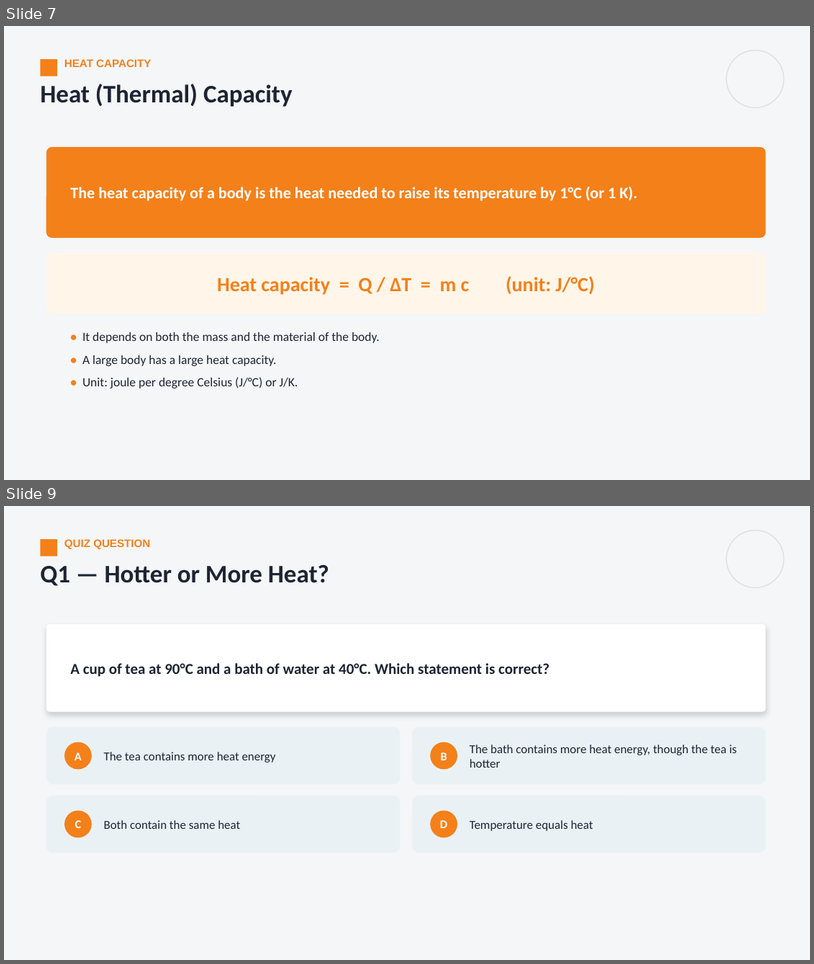
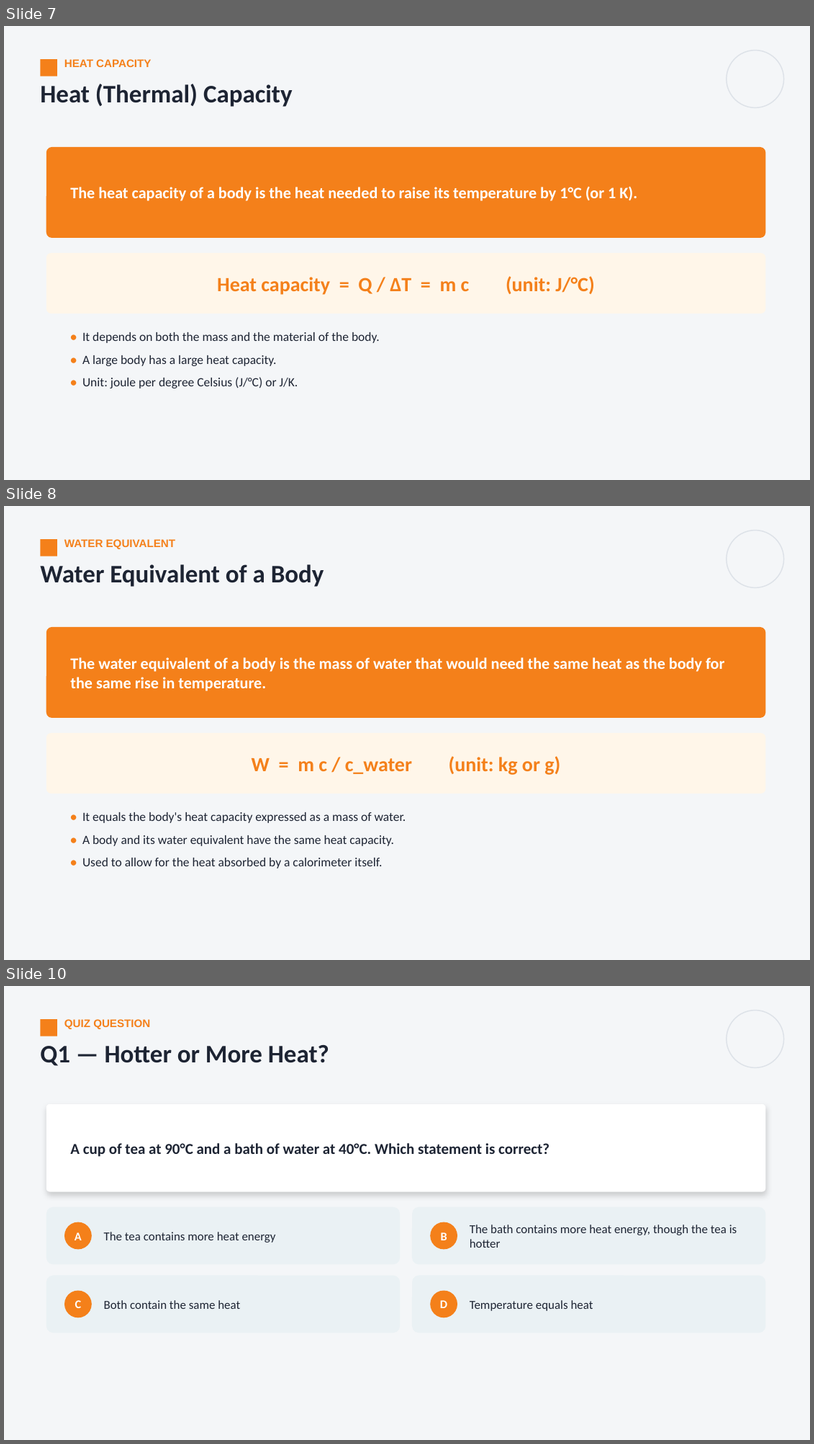
Before and after one commit to parmeshwars2911/MyFirstAR, a slide deck: ppt/Grade10/G10_S111_Calorimetry_1.pptx. Shown one above the other, each under a label of ours: slides 7 and 9 before the commit, slides 7, 8 and 10 after it; the slides between them are not shown. The pictures are 814x964 and 814x1444 pixels, drawn with LibreOffice and Linux fonts; fonts in the diff are those of the drawing. Boxes give left, top, right and bottom in pixels: in the first picture for what was removed or moved away, otherwise in the second. Text is boxed around its words. In the diff, an @@ line names an element or a change of style, - is before the commit and + after.

```diff
--- a/ppt/Grade10/G10_S111_Calorimetry_1.pptx
+++ b/ppt/Grade10/G10_S111_Calorimetry_1.pptx
@@ slide 8 added at box(4, 506, 810, 960), background #F4F6F8 @@
@@ rectangle added at box(40, 539, 57, 556), fill #F4801A @@
@@ text added at box(64, 539, 175, 549), 13 pt, text #F4801A, bold @@
+WATER EQUIVALENT
@@ ellipse added at box(727, 530, 784, 587), outline #DDE2E8 1.25 pt @@
@@ text added at box(40, 564, 324, 587), 30 pt, text #1D2433, bold @@
+Water Equivalent of a Body
@@ rounded rectangle added at box(46, 627, 766, 718), fill #F4801A @@
@@ text added at box(70, 657, 725, 691), 19 pt, text #FFFFFF, bold @@
+The water equivalent of a body is the mass of water that would need the same heat as the body for the same rise in temperature.
@@ rounded rectangle added at box(46, 733, 766, 793), fill #FFF6E9 @@
@@ text added at box(252, 756, 561, 775), 24 pt, text #F4801A, bold @@
+W = m c / c_water (unit: kg or g)
@@ text added at box(82, 812, 406, 868), 15 pt, text #1D2433 @@
+• It equals the body's heat capacity expressed as a mass of water.
+• A body and its water equivalent have the same heat capacity.
+• Used to allow for the heat absorbed by a calorimeter itself.
@@ what was slide 9 is now slide 10 @@
```
Also in this commit, not shown: 1 slide changed, 2 other slides added, 3 other files.
